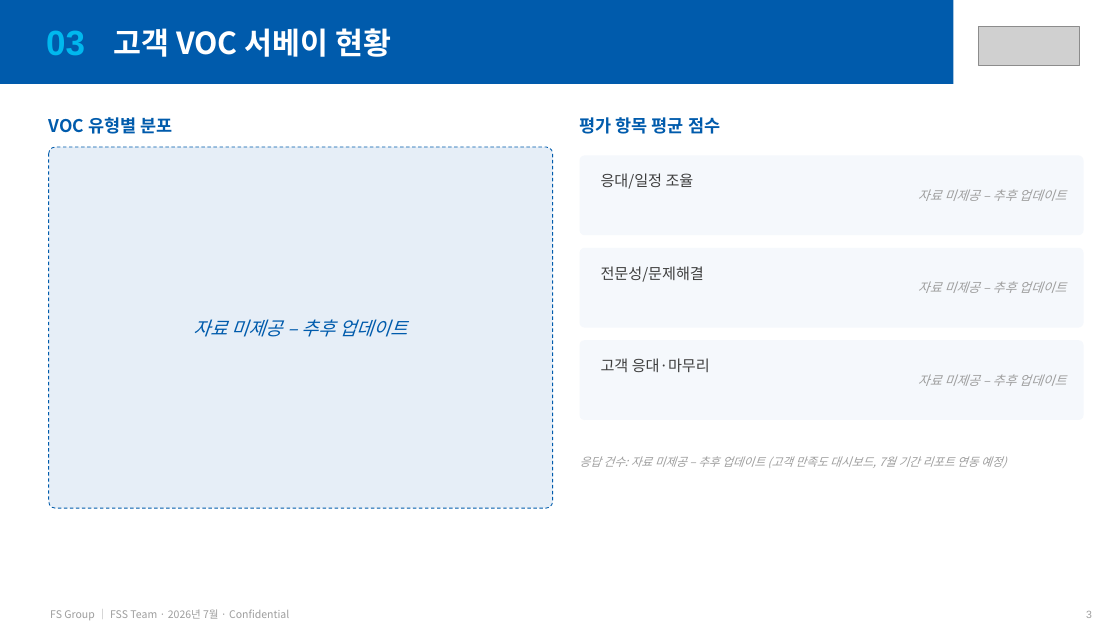
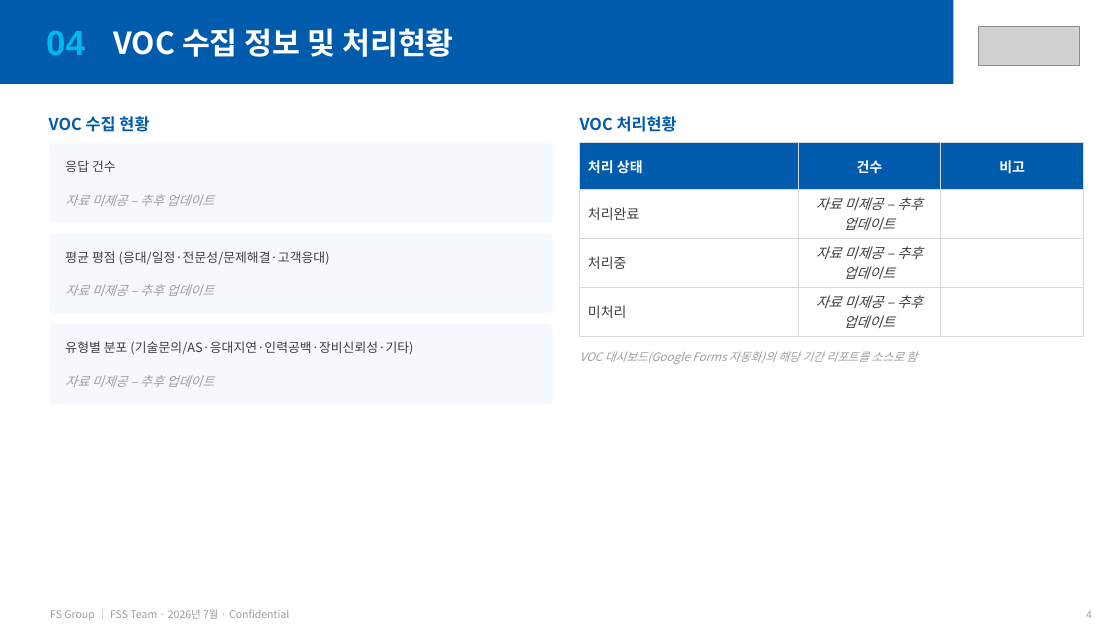
Before and after one commit to balhm12/Sysmex-schedule, a slide deck: slide 4 of reports/FSG_월간서비스보고_202607/FSG_월간서비스보고_202607.pptx (slide 3 before the commit). Drawn at 1120x630 pixels with LibreOffice and Linux fonts; fonts in the diff are those of the drawing; grey boxes stand for pictures. Boxes give left, top, right and bottom in pixels: in the first picture for what was removed or moved away, otherwise in the second. Text is boxed around its words. In the diff, an @@ line names an element or a change of style, - is before the commit and + after.

```diff
--- a/reports/FSG_월간서비스보고_202607/FSG_월간서비스보고_202607.pptx
+++ b/reports/FSG_월간서비스보고_202607/FSG_월간서비스보고_202607.pptx
@@ text at bbox=[113, 28, 454, 57]: text changed @@
-고객 VOC 서베이 현황
+VOC 수집 정보 및 처리현황
@@ text at bbox=[46, 31, 85, 55]: text changed @@
-03
+04
@@ text at bbox=[49, 116, 149, 132]: text changed; size 15 to 14 pt @@
-VOC 유형별 분포
+VOC 수집 현황
@@ text removed at bbox=[580, 117, 720, 134] @@
-평가 항목 평균 점수
@@ text added at bbox=[580, 116, 677, 132], 14 pt, text #005BAC, bold @@
+VOC 처리현황
@@ rounded rectangle: place and size @@
-rounded rectangle at bbox=[580, 155, 1084, 235]
+rounded rectangle at bbox=[49, 143, 553, 223]
@@ rounded rectangle removed at bbox=[49, 147, 553, 508] @@
@@ table added at bbox=[580, 143, 1084, 332], 4 rows, 3 columns @@
+처리 상태 | 건수 | 비고
+처리완료 | 자료 미제공 – 추후 업데이트 | 
+처리중 | 자료 미제공 – 추후 업데이트 | 
+미처리 | 자료 미제공 – 추후 업데이트 | 
@@ text added at bbox=[65, 160, 116, 172], 11 pt, text #3F3F3F @@
+응답 건수
@@ text removed at bbox=[601, 173, 694, 189] @@
-응대/일정 조율
@@ text "자료 미제공 – 추후 업데이트": place and size @@
-text "자료 미제공 – 추후 업데이트" at bbox=[918, 189, 1066, 201]
+text "자료 미제공 – 추후 업데이트" at bbox=[65, 194, 214, 206]
@@ text "자료 미제공 – 추후 업데이트" at bbox=[65, 194, 214, 206]: alignment right to left @@
@@ rounded rectangle: place and size @@
-rounded rectangle at bbox=[580, 248, 1084, 328]
+rounded rectangle at bbox=[49, 234, 553, 313]
@@ text added at bbox=[65, 251, 330, 265], 11 pt, text #3F3F3F @@
+평균 평점 (응대/일정·전문성/문제해결·고객응대)
@@ text removed at bbox=[601, 266, 704, 282] @@
-전문성/문제해결
@@ text "자료 미제공 – 추후 업데이트": place and size @@
-text "자료 미제공 – 추후 업데이트" at bbox=[193, 319, 409, 337]
+text "자료 미제공 – 추후 업데이트" at bbox=[65, 284, 214, 296]
@@ text "자료 미제공 – 추후 업데이트" at bbox=[65, 284, 214, 296]: size 16 to 11 pt, text colour #005BAC to #9E9E9E; alignment centre to left @@
@@ rounded rectangle: place and size @@
-rounded rectangle at bbox=[580, 340, 1084, 420]
+rounded rectangle at bbox=[49, 324, 553, 404]
@@ text added at bbox=[65, 341, 413, 355], 11 pt, text #3F3F3F @@
+유형별 분포 (기술문의/AS·응대지연·인력공백·장비신뢰성·기타)
@@ text added at bbox=[580, 351, 917, 364], 10 pt, text #9E9E9E, italic @@
+VOC 대시보드(Google Forms 자동화)의 해당 기간 리포트를 소스로 함
@@ text removed at bbox=[601, 358, 710, 372] @@
-고객 응대·마무리
@@ text "자료 미제공 – 추후 업데이트" at bbox=[65, 375, 214, 387]: alignment right to left @@
@@ text "자료 미제공 – 추후 업데이트": place and size @@
-text "자료 미제공 – 추후 업데이트" at bbox=[918, 281, 1066, 293]
+text "자료 미제공 – 추후 업데이트" at bbox=[65, 375, 214, 387]
@@ text removed at bbox=[918, 374, 1066, 386] @@
-자료 미제공 – 추후 업데이트
@@ text removed at bbox=[580, 456, 1006, 468] @@
-응답 건수: 자료 미제공 – 추후 업데이트 (고객 만족도 대시보드, 7월 기간 리포트 연동 예정)
```
Also in this commit, not shown: 6 other slides changed, 1 slide added, 1 slide removed, 1 other file.
